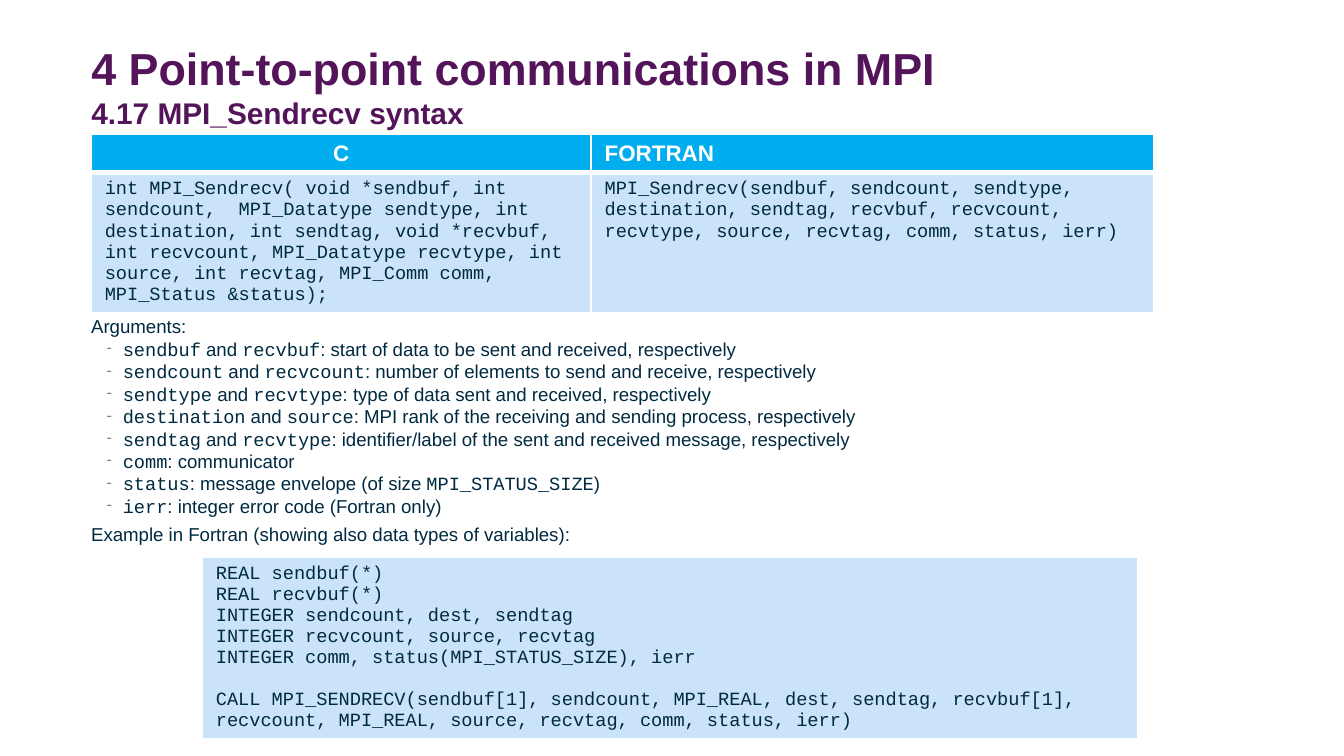
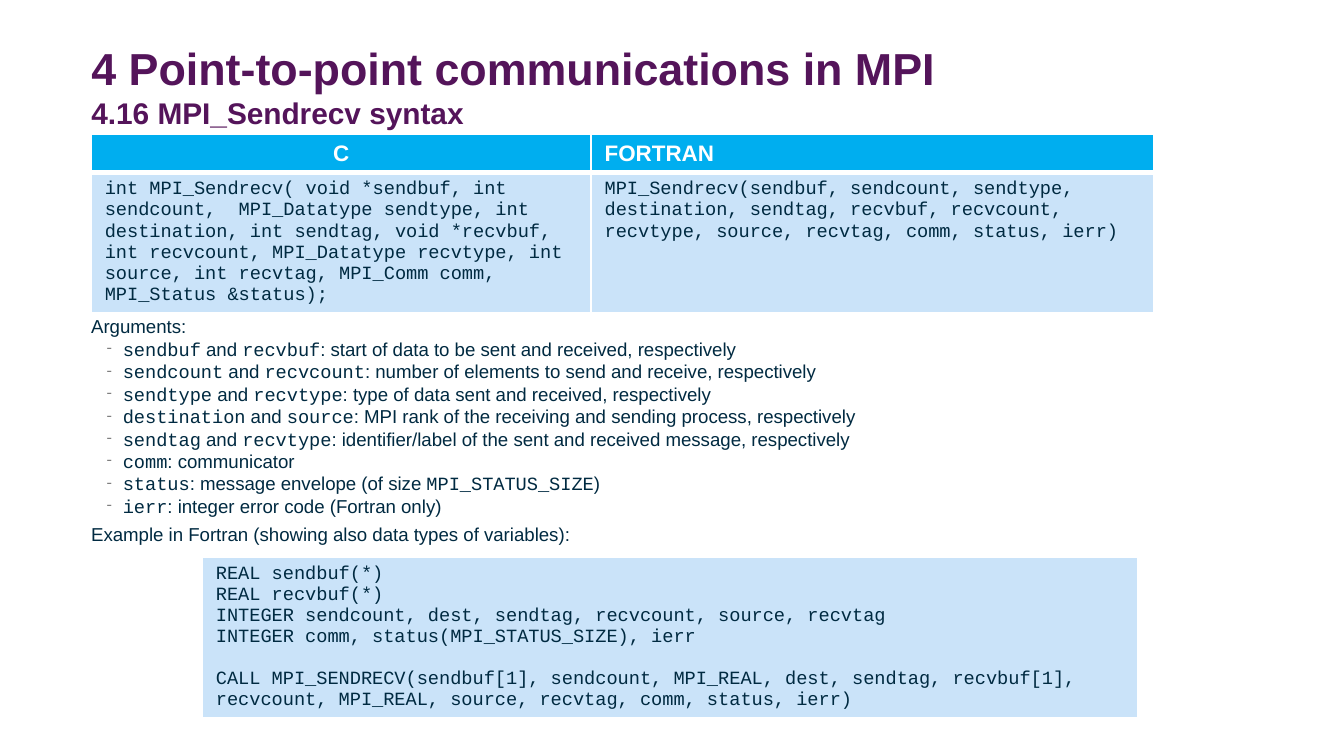
Before and after one commit to DurhamARC-Training/BasicParallelProgramming, a slide deck: slide 54 of OpenMPMPIShortCourse_Spring2026.odp (slide 53 before the commit). Drawn at 1344x756 pixels with LibreOffice and Linux fonts; fonts in the diff are those of the drawing; background and template pictures are left out. Boxes give left, top, right and bottom in pixels: in the first picture for what was removed or moved away, otherwise in the second. Text is boxed around its words. In the diff, an @@ line names an element or a change of style, - is before the commit and + after.

```diff
--- a/OpenMPMPIShortCourse_Spring2026.odp
+++ b/OpenMPMPIShortCourse_Spring2026.odp
@@ title at [91, 52, 935, 129]: text changed @@
-4 Point-to-point communications in MPI
-4.17 MPI_Sendrecv syntax
+4 Point-to-point communications in MPI
+4.16 MPI_Sendrecv syntax
@@ table at [203, 558, 1138, 719] @@
-row 1, column 1: REAL sendbuf(*) / REAL recvbuf(*) / INTEGER sendcount, dest, sendtag / INTEGER recvcount, source, recvtag / INTEGER comm, status(MPI_STATUS_SIZE), ierr / CALL MPI_SENDRECV(sendbuf[1], sendcount, MPI_REAL, dest, sendtag, recvbuf[1], recvcount, MPI_REAL, source, recvtag, comm, status, ierr)
+row 1, column 1: REAL sendbuf(*) / REAL recvbuf(*) / INTEGER sendcount, dest, sendtag, recvcount, source, recvtag / INTEGER comm, status(MPI_STATUS_SIZE), ierr / CALL MPI_SENDRECV(sendbuf[1], sendcount, MPI_REAL, dest, sendtag, recvbuf[1], recvcount, MPI_REAL, source, recvtag, comm, status, ierr)
```
Also in this commit, not shown: 19 other slides changed, 6 slides added, 1 slide removed, 1 other file.
